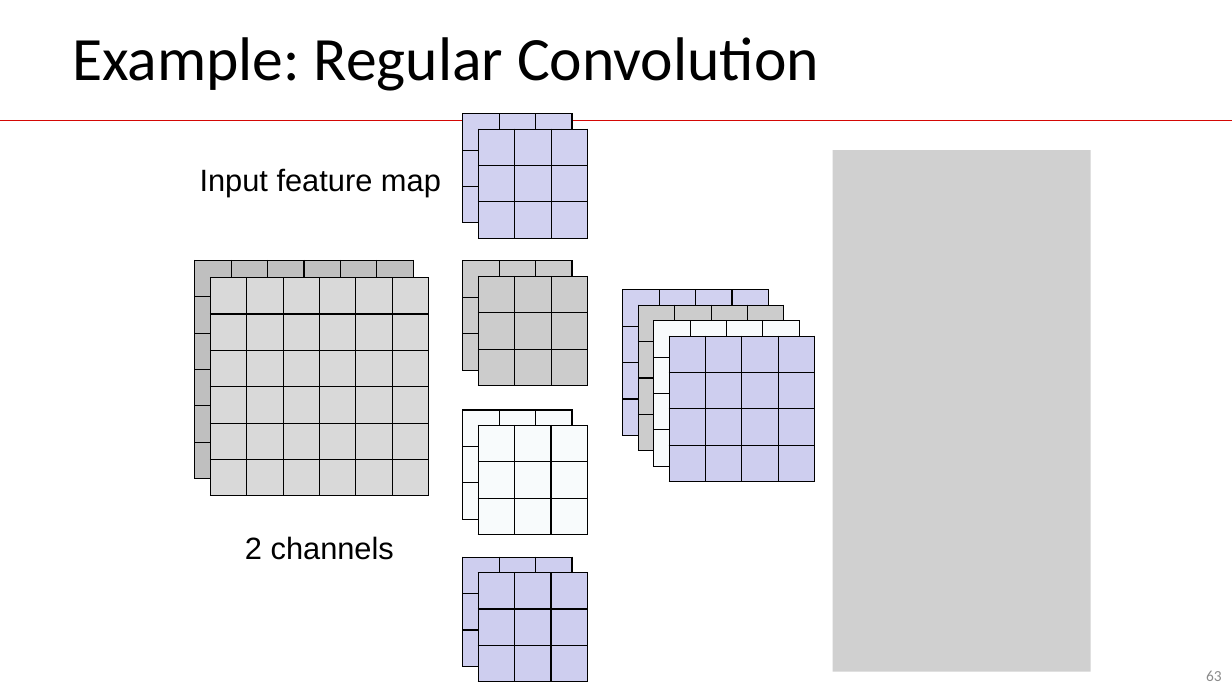
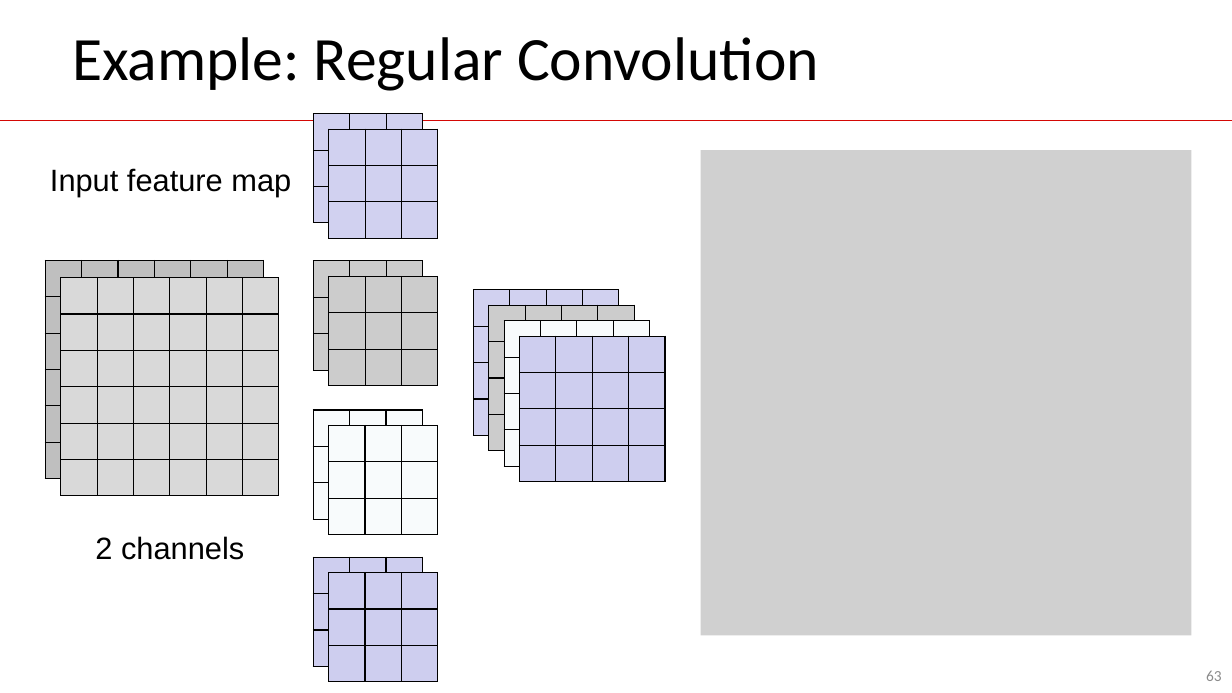
Before and after one commit to guhofstra/CSC144V, a slide deck: slide 63 of PPTs/L3 Convolutional Neural Networks.pptx. Drawn at 1232x693 pixels with LibreOffice and Linux fonts; fonts in the diff are those of the drawing; grey boxes stand for pictures. Boxes give left, top, right and bottom in pixels: in the first picture for what was removed or moved away, otherwise in the second. Text is boxed around its words. In the diff, an @@ line names an element or a change of style, - is before the commit and + after.

```diff
--- a/PPTs/L3 Convolutional Neural Networks.pptx
+++ b/PPTs/L3 Convolutional Neural Networks.pptx
@@ picture: place and size @@
-picture at bbox=[833, 150, 1091, 672]
+picture at bbox=[701, 150, 1191, 635]
@@ 14 tables, 2 texts: place and size @@
-14 tables, 2 texts at bbox=[195, 114, 813, 684]
+14 tables, 2 texts at bbox=[45, 114, 664, 684]
```
Also in this commit, not shown: 1 other slide changed, 3 other files.
